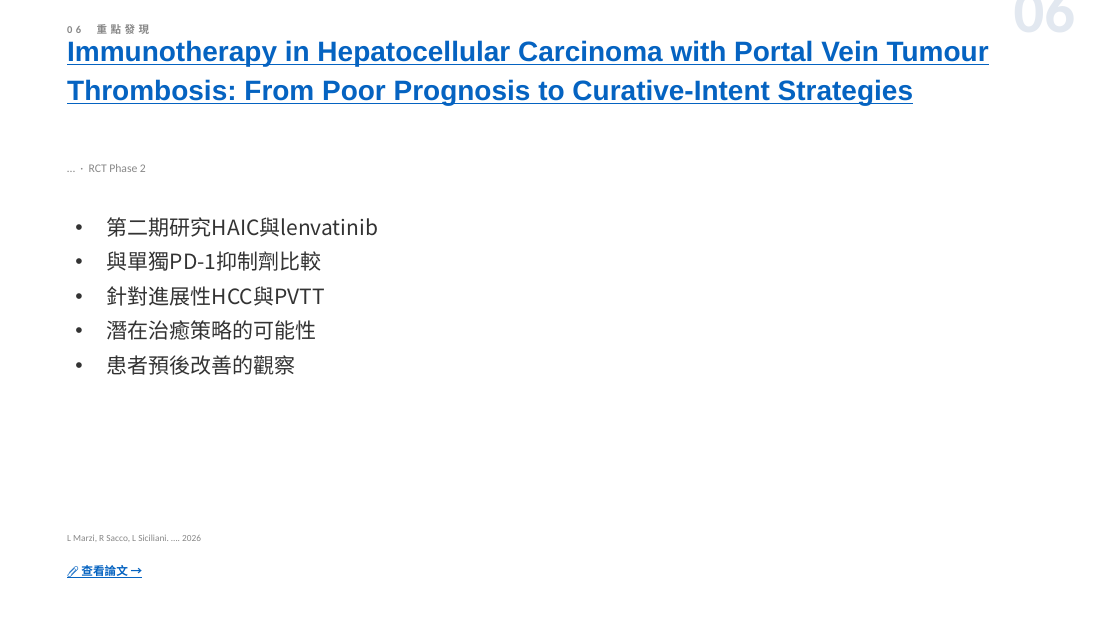
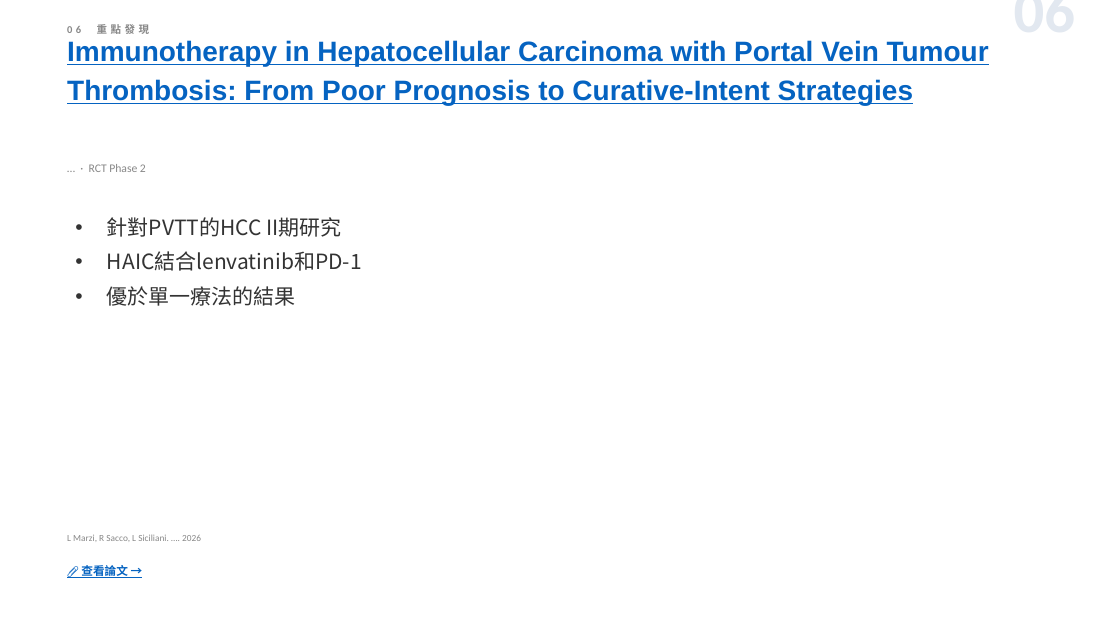
Before and after one commit to jejenhu-maker/hcc-weekly-digest, a slide deck: slide 8 of docs/digest-zh.pptx. Drawn at 1120x630 pixels with LibreOffice and Linux fonts; fonts in the diff are those of the drawing. Boxes give left, top, right and bottom in pixels: in the first picture for what was removed or moved away, otherwise in the second. Text is boxed around its words. In the diff, an @@ line names an element or a change of style, - is before the commit and + after.

```diff
--- a/docs/digest-zh.pptx
+++ b/docs/digest-zh.pptx
@@ text at (107,217,362,306): text changed @@
-• 第二期研究HAIC與lenvatinib
-• 與單獨PD-1抑制劑比較
-• 針對進展性HCC與PVTT
-• 潛在治癒策略的可能性
-• 患者預後改善的觀察
+• 針對PVTT的HCC II期研究
+• HAIC結合lenvatinib和PD-1
+• 優於單一療法的結果
```
Also in this commit, not shown: 13 other slides changed, 2 other files.
